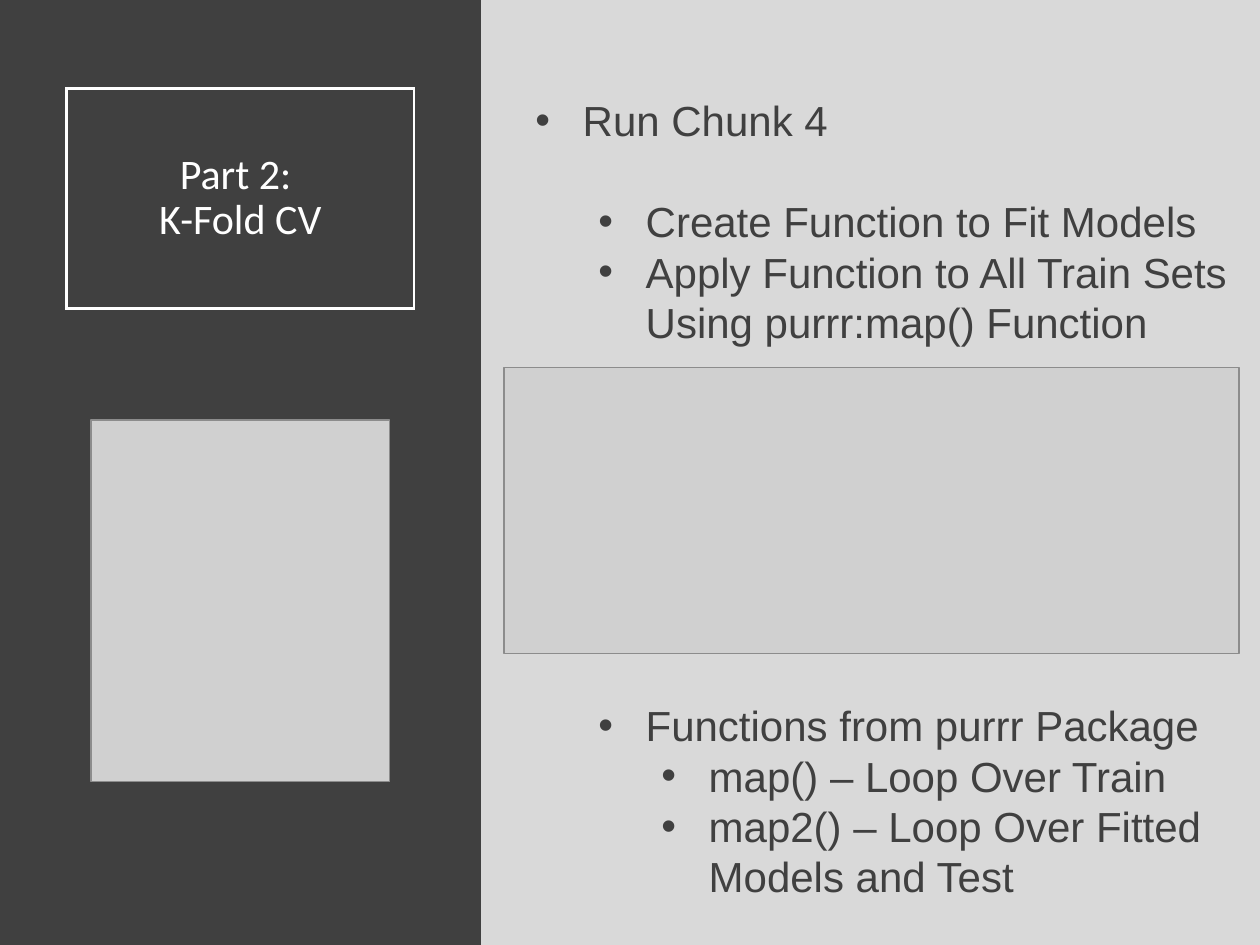
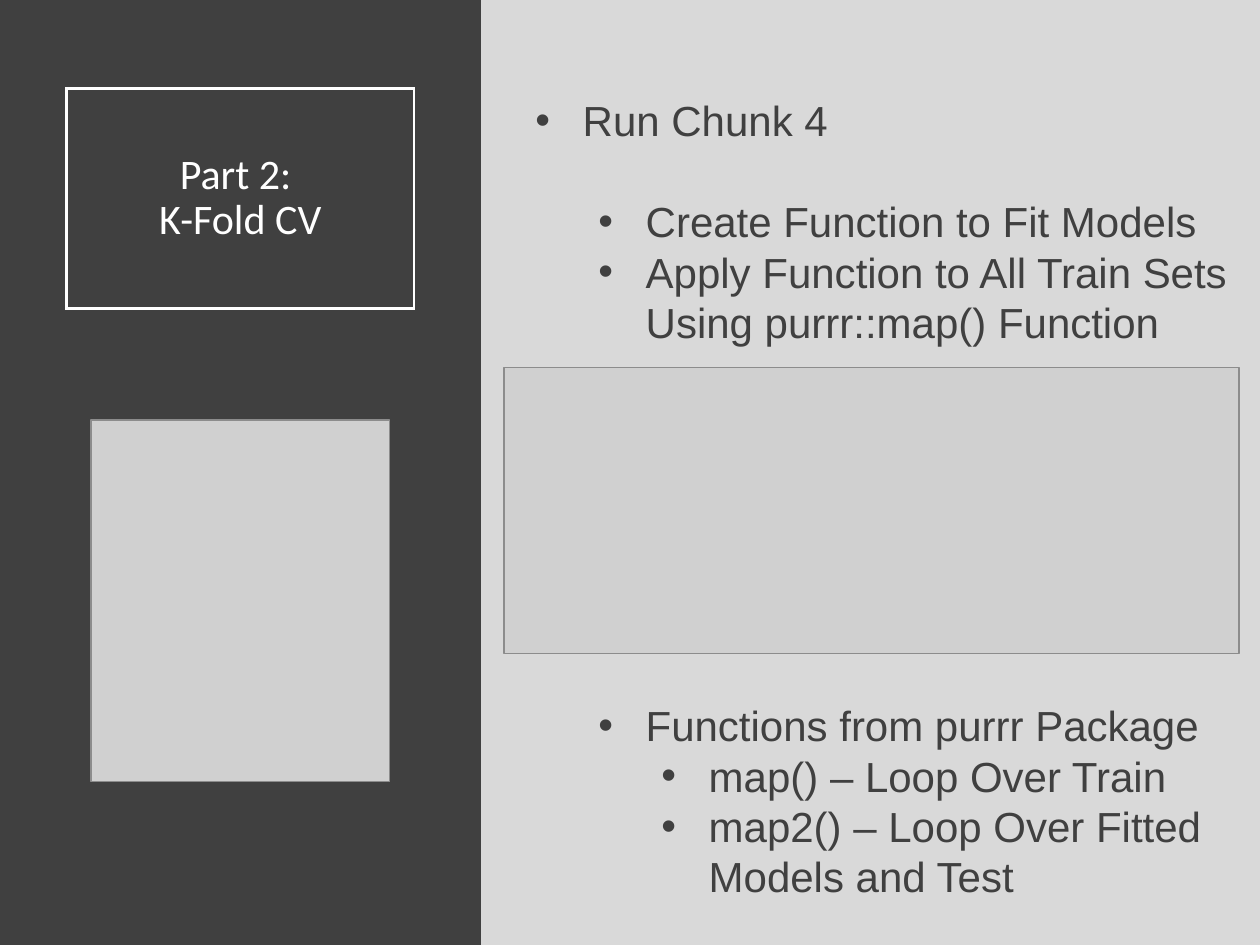
Before and after one commit to Yixf-Self/STOR320_WEBSITE, a slide deck: slide 18 of Lecture/Modeling 4/Modeling_4_Lecture.pptx. Drawn at 1260x945 pixels with LibreOffice and Linux fonts; fonts in the diff are those of the drawing; grey boxes stand for pictures. Boxes give left, top, right and bottom in pixels: in the first picture for what was removed or moved away, otherwise in the second. Text is boxed around its words. In the diff, an @@ line names an element or a change of style, - is before the commit and + after.

```diff
--- a/Lecture/Modeling 4/Modeling_4_Lecture.pptx
+++ b/Lecture/Modeling 4/Modeling_4_Lecture.pptx
@@ text at [646,257,1227,346]: text changed @@
-  • Apply Function to All Train Sets Using purrr:map() Function
+  • Apply Function to All Train Sets Using purrr::map() Function
```
Also in this commit, not shown: 4 other slides changed, 7 other files.
